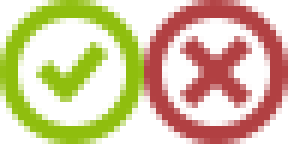
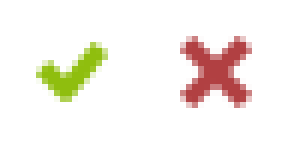
Revision of a layered 288px x 144px image; what changed, layer by layer:
removed layer "Circle" (1st of 2, in "Check Mark") from group "Check Mark" over (x1=0, y1=0, x2=144, y2=144)
removed layer "Circle" (2nd of 2, in "Cross") from group "Cross" over (x1=144, y1=0, x2=288, y2=144)
